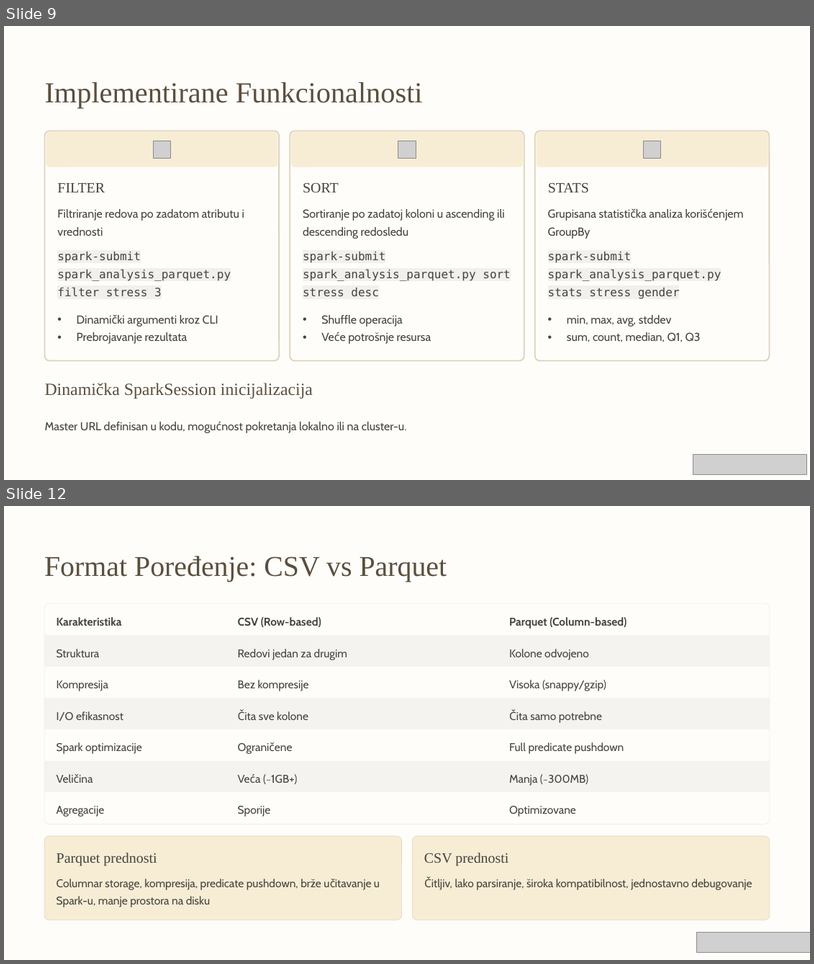
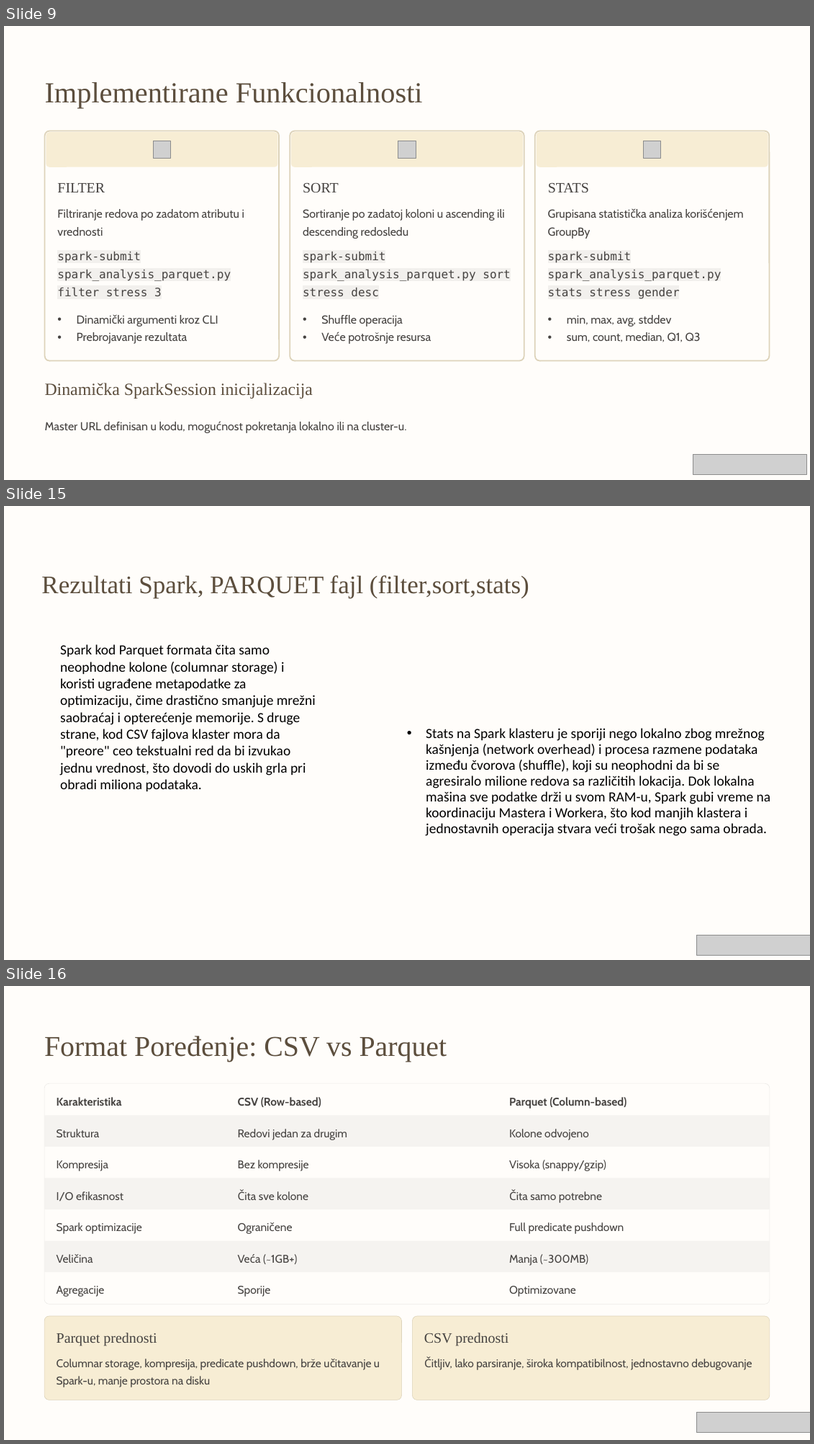
Before and after one commit to Sajko01/BigData, a slide deck: Aleksandar_Jovanovic_2120.pptx. Shown one above the other, each under a label of ours: slides 9 and 12 before the commit, slides 9, 15 and 16 after it; the slides between them are not shown. The pictures are 814x964 and 814x1444 pixels, drawn with LibreOffice and Linux fonts; fonts in the diff are those of the drawing; grey boxes stand for pictures; background and template pictures are left out. Boxes give left, top, right and bottom in pixels: in the first picture for what was removed or moved away, otherwise in the second. Text is boxed around its words. In the diff, an @@ line names an element or a change of style, - is before the commit and + after.

```diff
--- a/Aleksandar_Jovanovic_2120.pptx
+++ b/Aleksandar_Jovanovic_2120.pptx
@@ slide 15 added at <box>4,506,810,960</box>, background picture (left out); not listed: 1 template element that a slide beside it also shows @@
@@ text added at <box>41,575,530,598</box>, 36 pt, text #5C4E3D @@
+Rezultati Spark, PARQUET fajl (filter,sort,stats)
@@ text added at <box>60,644,316,791</box>, 20 pt, text #000000 @@
+Spark kod Parquet formata čita samo neophodne kolone (columnar storage) i koristi ugrađene metapodatke za optimizaciju, čime drastično smanjuje mrežni saobraćaj i opterećenje memorije. S druge strane, kod CSV fajlova klaster mora da "preore" ceo tekstualni red da bi izvukao jednu vrednost, što dovodi do uskih grla pri obradi miliona podataka.
@@ text added at <box>426,728,772,836</box>, 20 pt, text #000000 @@
+• Stats na Spark klasteru je sporiji nego lokalno zbog mrežnog kašnjenja (network overhead) i procesa razmene podataka između čvorova (shuffle), koji su neophodni da bi se agresiralo milione redova sa različitih lokacija. Dok lokalna mašina sve podatke drži u svom RAM-u, Spark gubi vreme na koordinaciju Mastera i Workera, što kod manjih klastera i jednostavnih operacija stvara veći trošak nego sama obrada.
@@ picture added at <box>697,935,810,955</box> @@
@@ what was slide 12 is now slide 16 @@
```
Also in this commit, not shown: 1 slide changed, 4 other slides added, 1 slide removed, 17 other files.
